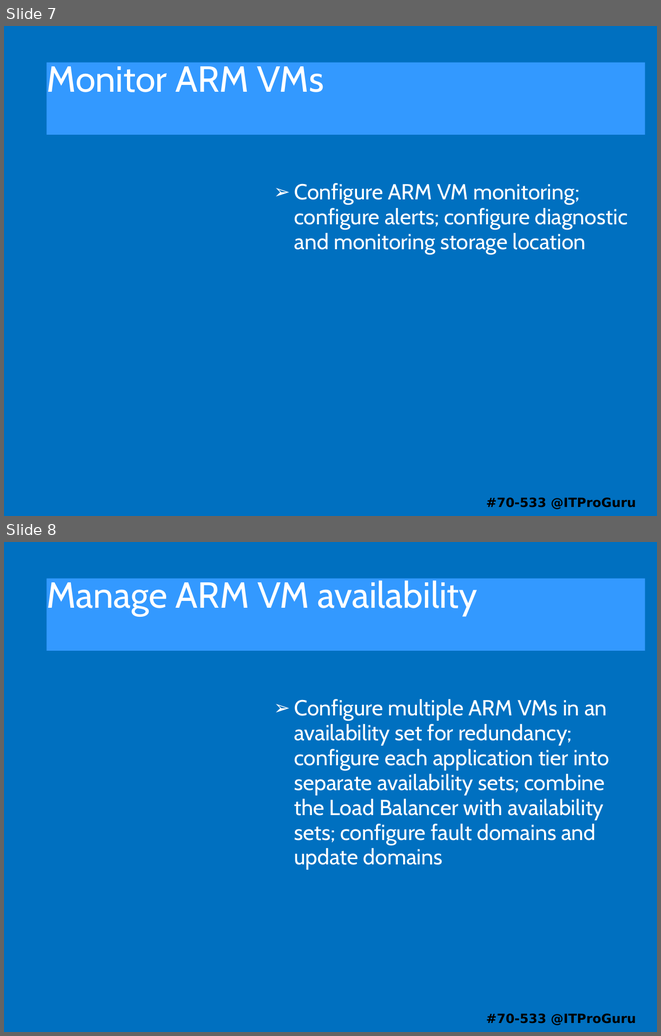
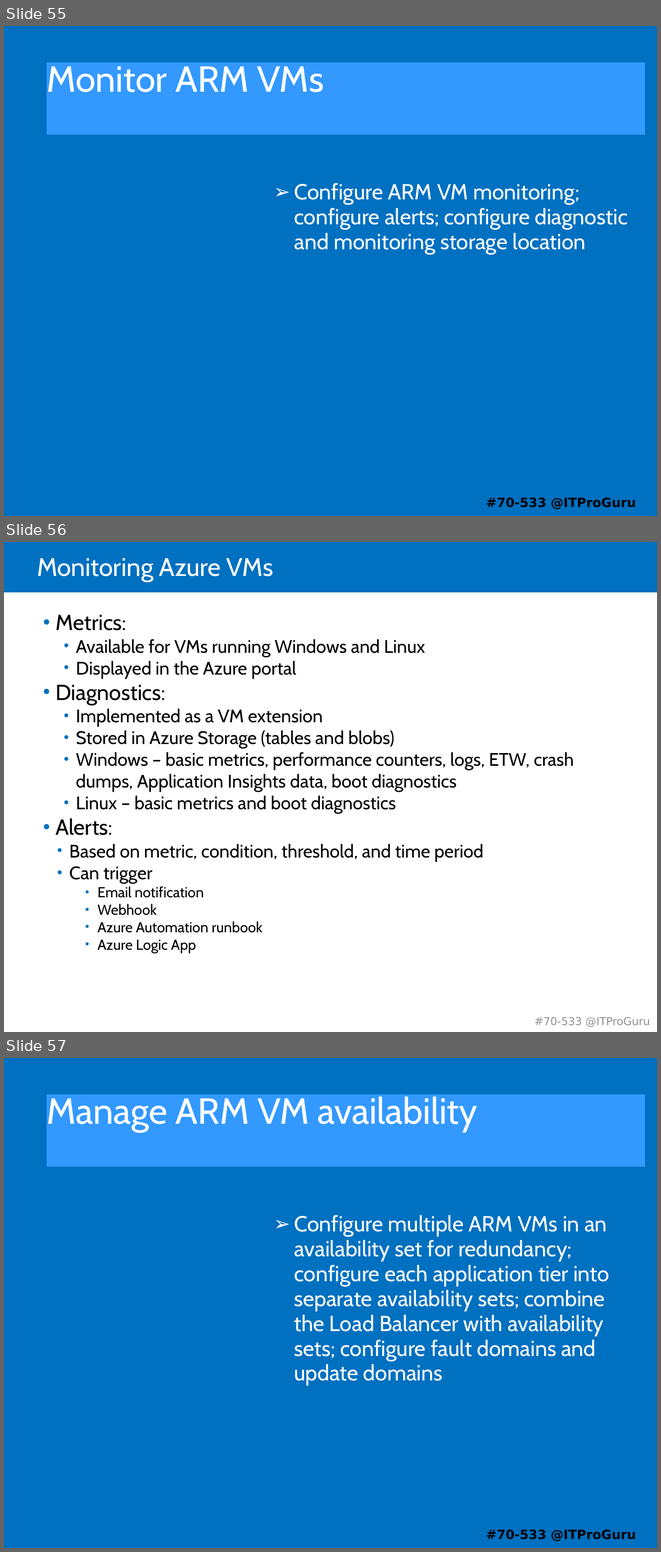
Before and after one commit to guruskill/70-533, a slide deck: 70-533-02-Compute.pptx. Shown one above the other, each under a label of ours: slides 7 and 8 before the commit, slides 55, 56 and 57 after it. The pictures are 661x1036 and 661x1552 pixels, drawn with LibreOffice and Linux fonts; fonts in the diff are those of the drawing. Boxes give left, top, right and bottom in pixels: in the first picture for what was removed or moved away, otherwise in the second. Text is boxed around its words. In the diff, an @@ line names an element or a change of style, - is before the commit and + after.

```diff
--- a/70-533-02-Compute.pptx
+++ b/70-533-02-Compute.pptx
@@ slide 56 added at box(4, 542, 657, 1032), background #FFFFFF @@
@@ rectangle added at box(4, 542, 657, 592), fill #0070C0 @@
@@ title added at box(37, 558, 273, 582), 28 pt, text #FFFFFF @@
+Monitoring Azure VMs
@@ text added at box(55, 615, 574, 953), 20 pt, text #000000 @@
+• Metrics:
+  • Available for VMs running Windows and Linux
+  • Displayed in the Azure portal
+• Diagnostics:
+  • Implemented as a VM extension
+  • Stored in Azure Storage (tables and blobs)
+  • Windows – basic metrics, performance counters, logs, ETW, crash dumps, Application Insights data, boot diagnostics
+  • Linux – basic metrics and boot diagnostics
+• Alerts:
+  • Based on metric, condition, threshold, and time period
+  • Can trigger
+    • Email notification
+    • Webhook
+    • Azure Automation runbook
+    • Azure Logic App
@@ text added at box(535, 1017, 650, 1027), 12 pt, text #909090 @@
+#70-533 @ITProGuru
@@ what was slide 7 is now slide 55 @@
@@ what was slide 8 is now slide 57 @@
```
Also in this commit, not shown: 2 slides changed, 69 other slides added, 4 other files.
